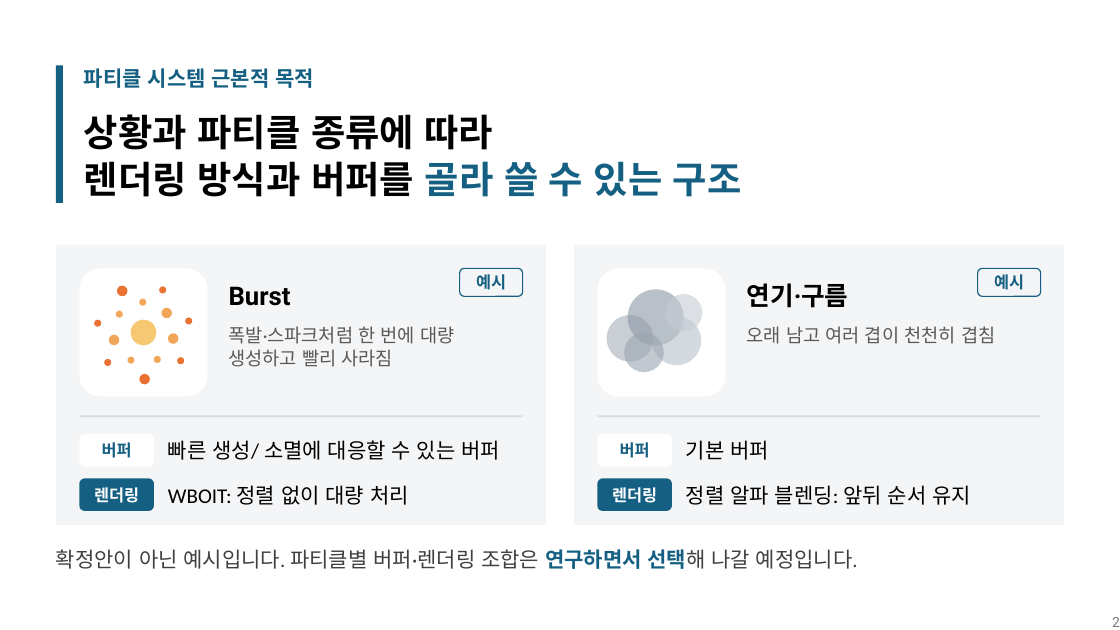
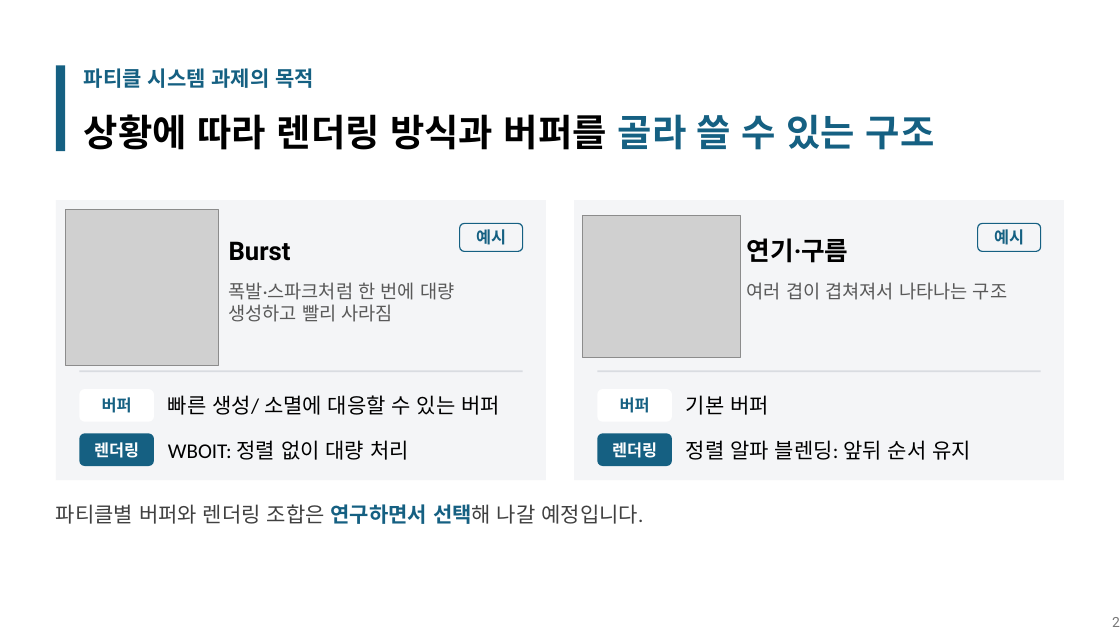
Before and after one commit to nyongnyon/Presentation-contents, a slide deck: slide 2 of 3주차 발표.pptx. Drawn at 1120x630 pixels with LibreOffice and Linux fonts; fonts in the diff are those of the drawing; grey boxes stand for pictures. Boxes give left, top, right and bottom in pixels: in the first picture for what was removed or moved away, otherwise in the second. Text is boxed around its words. In the diff, an @@ line names an element or a change of style, - is before the commit and + after.

```diff
--- a/3주차 발표.pptx
+++ b/3주차 발표.pptx
@@ rectangle: place and size @@
-rectangle at box(56, 66, 63, 203)
+rectangle at box(56, 66, 66, 151)
@@ text at box(84, 68, 314, 88): text changed @@
-파티클 시스템 근본적 목적
+파티클 시스템 과제의 목적
@@ text at box(84, 114, 935, 150): text changed @@
-상황과 파티클 종류에 따라
-렌더링 방식과 버퍼를 골라 쓸 수 있는 구조
+상황에 따라 렌더링 방식과 버퍼를 골라 쓸 수 있는 구조
@@ picture added at box(66, 209, 218, 365) @@
@@ picture added at box(582, 216, 741, 357) @@
@@ rounded rectangle removed at box(79, 268, 208, 397) @@
@@ rounded rectangle removed at box(597, 268, 726, 397) @@
@@ ellipse removed at box(117, 286, 127, 296) @@
@@ ellipse removed at box(139, 299, 146, 306) @@
@@ ellipse removed at box(160, 287, 166, 293) @@
@@ ellipse removed at box(628, 289, 684, 345) @@
@@ ellipse removed at box(665, 294, 702, 331) @@
@@ text at box(747, 282, 1007, 300): text changed @@
-오래 남고 여러 겹이 천천히 겹침
+여러 겹이 겹쳐져서 나타나는 구조
@@ ellipse removed at box(94, 320, 101, 327) @@
@@ ellipse removed at box(116, 311, 123, 318) @@
@@ ellipse removed at box(131, 320, 157, 346) @@
@@ ellipse removed at box(161, 308, 171, 318) @@
@@ ellipse removed at box(186, 318, 192, 324) @@
@@ ellipse removed at box(607, 315, 654, 362) @@
@@ ellipse removed at box(652, 316, 701, 365) @@
@@ ellipse removed at box(104, 359, 111, 365) @@
@@ ellipse removed at box(109, 334, 119, 344) @@
@@ ellipse removed at box(128, 357, 134, 364) @@
@@ ellipse removed at box(154, 356, 160, 363) @@
@@ ellipse removed at box(168, 334, 178, 344) @@
@@ ellipse removed at box(177, 357, 184, 364) @@
@@ ellipse removed at box(624, 333, 664, 372) @@
@@ ellipse removed at box(139, 374, 150, 384) @@
@@ 7 texts, 6 rounded rectangles, 4 rectangles: place and size @@
-7 texts, 6 rounded rectangles, 4 rectangles at box(56, 245, 1064, 525)
+7 texts, 6 rounded rectangles, 4 rectangles at box(56, 200, 1064, 480)
@@ text at box(56, 504, 643, 524): text changed @@
-확정안이 아닌 예시입니다. 파티클별 버퍼·렌더링 조합은 연구하면서 선택해 나갈 예정입니다.
+파티클별 버퍼와 렌더링 조합은 연구하면서 선택해 나갈 예정입니다.
```
Also in this commit, not shown: 3 other slides changed, 9 slides added, 4 slides removed.
